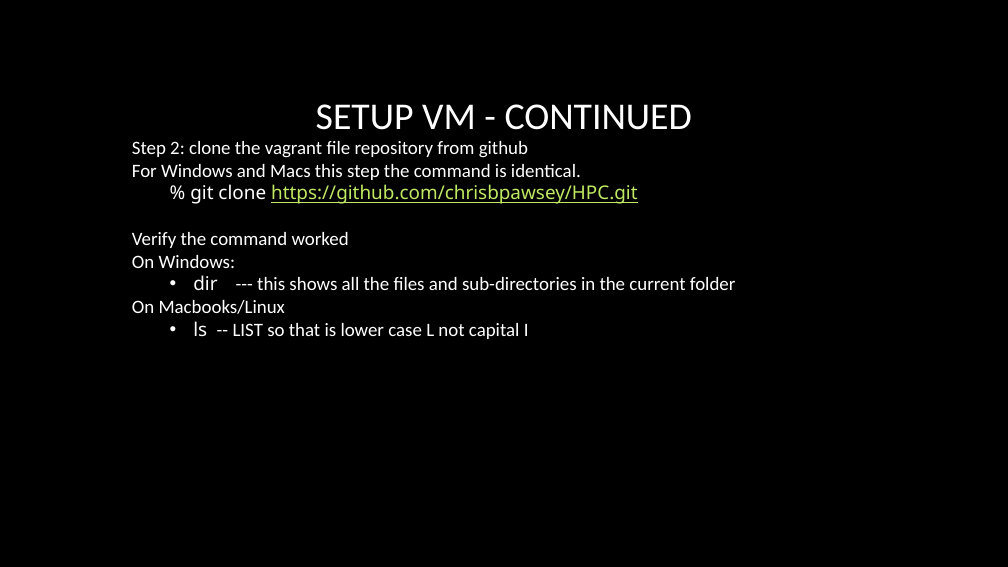
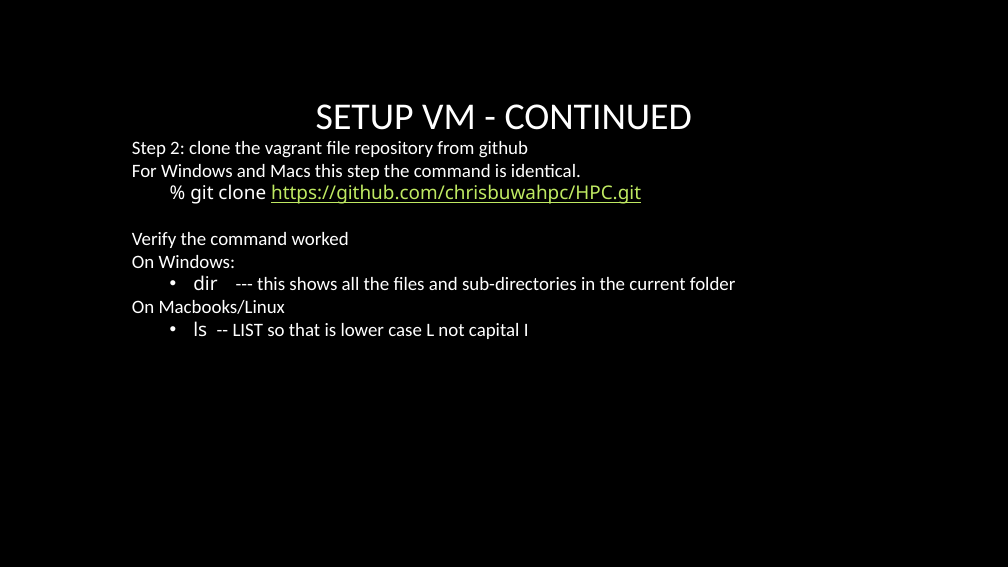
Before and after one commit to chrisbuwahpc/HPC, a slide deck: slide 6 of VM_instructions.pptx. Drawn at 1008x567 pixels with LibreOffice and Linux fonts; fonts in the diff are those of the drawing; background and template pictures are left out. Boxes give left, top, right and bottom in pixels: in the first picture for what was removed or moved away, otherwise in the second. Text is boxed around its words. In the diff, an @@ line names an element or a change of style, - is before the commit and + after.

```diff
--- a/VM_instructions.pptx
+++ b/VM_instructions.pptx
@@ text at (190, 184, 641, 204): text changed @@
-  % git clone https://github.com/chrisbpawsey/HPC.git
+  % git clone https://github.com/chrisbuwahpc/HPC.git
```
Also in this commit, not shown: 3 other slides changed.
